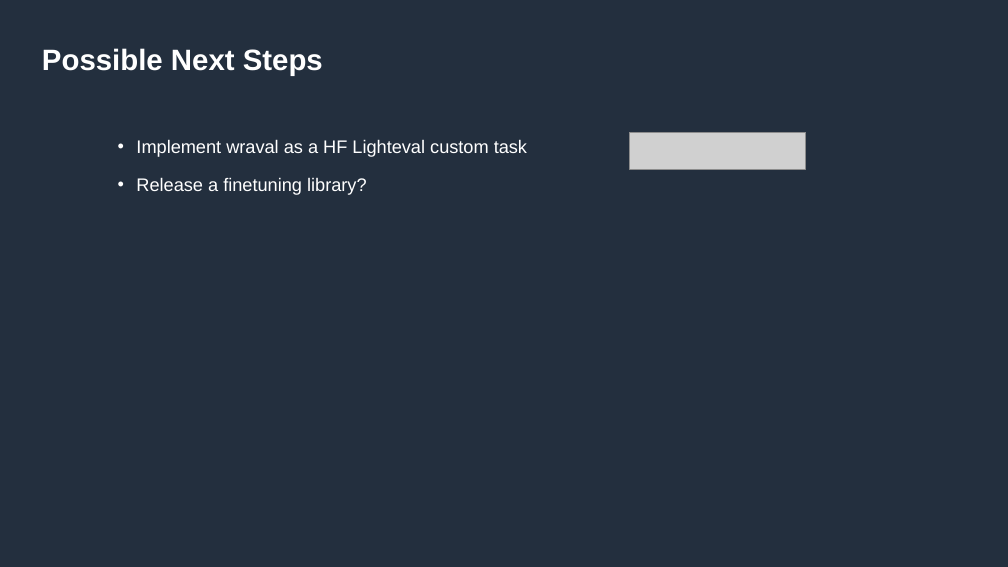
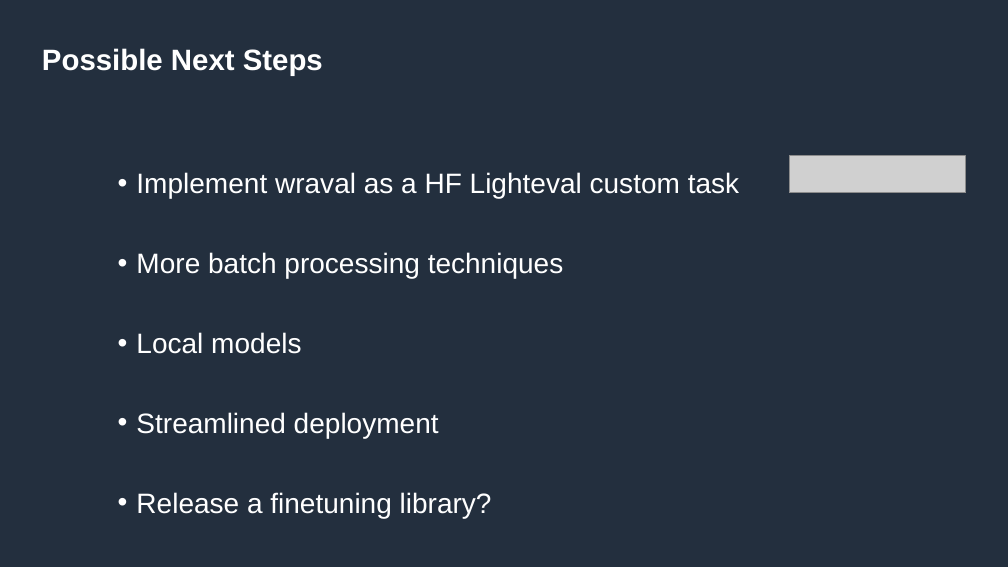
Before and after one commit to amazon-science/wraval, a slide deck: slide 18 of resources/wraval_presentation.pptx (slide 11 before the commit). Drawn at 1008x567 pixels with LibreOffice and Linux fonts; fonts in the diff are those of the drawing; grey boxes stand for pictures. Boxes give left, top, right and bottom in pixels: in the first picture for what was removed or moved away, otherwise in the second. Text is boxed around its words. In the diff, an @@ line names an element or a change of style, - is before the commit and + after.

```diff
--- a/resources/wraval_presentation.pptx
+++ b/resources/wraval_presentation.pptx
@@ text at (136,172,739,518): size 13 to 20 pt in "Implement wraval as a HF Lighteval custom ...", "Release a finetuning library?"; line spacing 18pt to 2 @@
@@ picture: place and size @@
-picture at (629,132,805,169)
+picture at (789,156,966,194)
@@ text at (136,252,564,438): paragraphs added @@
+• More batch processing techniques
+• Local models
+• Streamlined deployment
```
Also in this commit, not shown: 5 other slides changed, 12 slides added, 5 slides removed, 5 other files.
